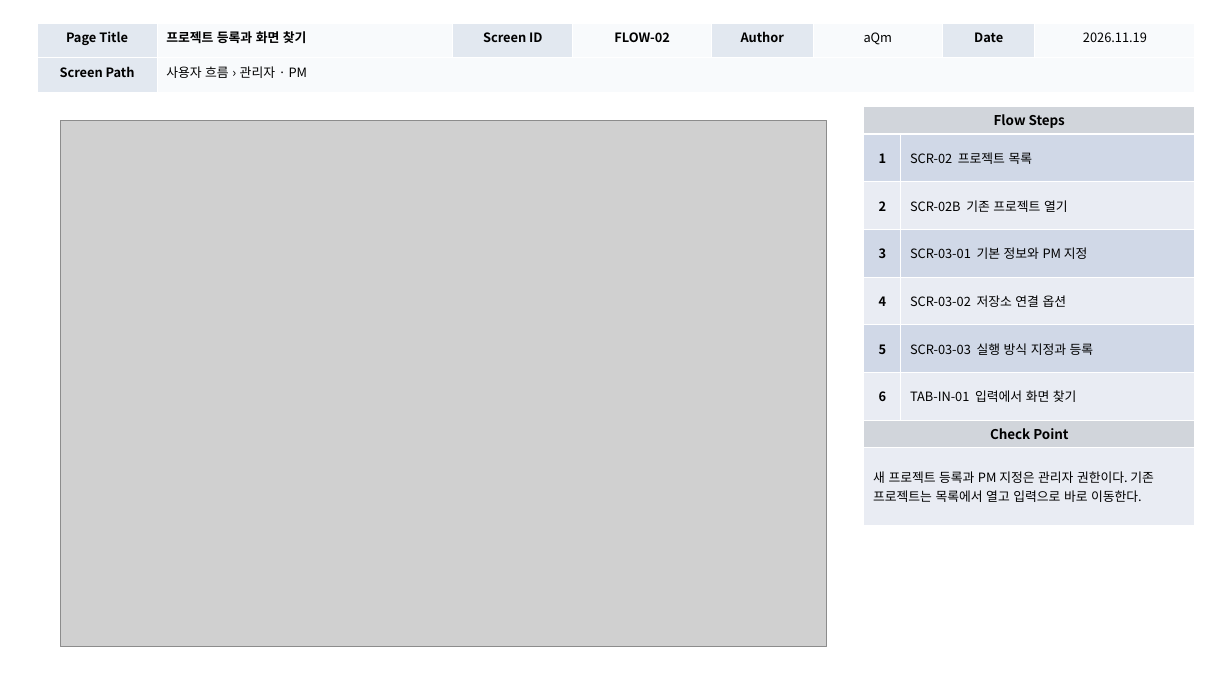
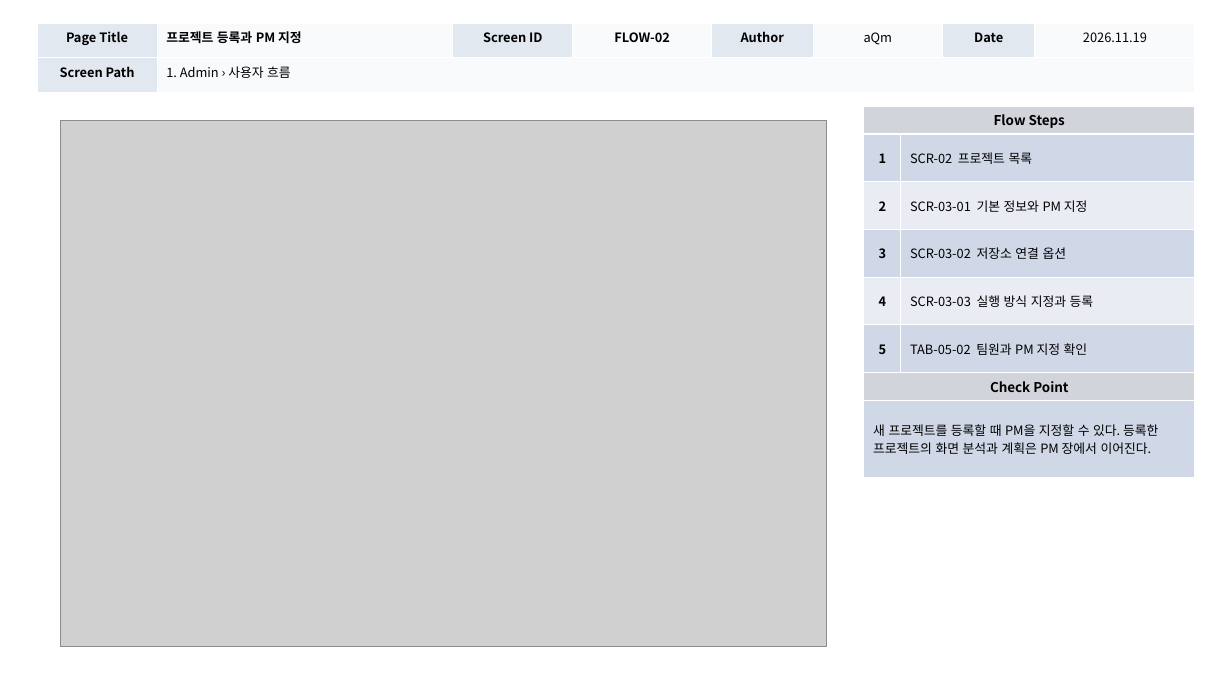
Before and after one commit to digitalist-corp/AI-TestOps, a slide deck: slide 7 of docs/aQm-산출물/AI-TestOps_UI설계서_(v1.0)_20261119.pptx (slide 9 before the commit). Drawn at 1232x693 pixels with LibreOffice and Linux fonts; fonts in the diff are those of the drawing; grey boxes stand for pictures. Boxes give left, top, right and bottom in pixels: in the first picture for what was removed or moved away, otherwise in the second. Text is boxed around its words. In the diff, an @@ line names an element or a change of style, - is before the commit and + after.

Commit message:
docs: UI 위치도 분리와 역할별 사용자 흐름 정리

```diff
--- a/docs/aQm-산출물/AI-TestOps_UI설계서_(v1.0)_20261119.pptx
+++ b/docs/aQm-산출물/AI-TestOps_UI설계서_(v1.0)_20261119.pptx
@@ table at [37,23,1195,92] @@
-row 1, column 2: 프로젝트 등록과 화면 찾기
+row 1, column 2: 프로젝트 등록과 PM 지정
-row 2, column 2: 사용자 흐름 › 관리자 · PM
+row 2, column 2: 1. Admin › 사용자 흐름
@@ table at [864,106,1195,478] @@
-row 3: 2 | SCR-02B 기존 프로젝트 열기
-row 4: 3 | SCR-03-01 기본 정보와 PM 지정
-row 5: 4 | SCR-03-02 저장소 연결 옵션
-row 6: 5 | SCR-03-03 실행 방식 지정과 등록
-row 7: 6 | TAB-IN-01 입력에서 화면 찾기
+row 3: 2 | SCR-03-01 기본 정보와 PM 지정
+row 4: 3 | SCR-03-02 저장소 연결 옵션
+row 5: 4 | SCR-03-03 실행 방식 지정과 등록
+row 6: 5 | TAB-05-02 팀원과 PM 지정 확인
-row 8, column 1: 새 프로젝트 등록과 PM 지정은 관리자 권한이다. 기존 프로젝트는 목록에서 열고 입력으로 바로 이동한다.
+row 8, column 1: 새 프로젝트를 등록할 때 PM을 지정할 수 있다. 등록한 프로젝트의 화면 분석과 계획은 PM 장에서 이어진다.
```
Also in this commit, not shown: 45 other slides changed, 11 slides added.
